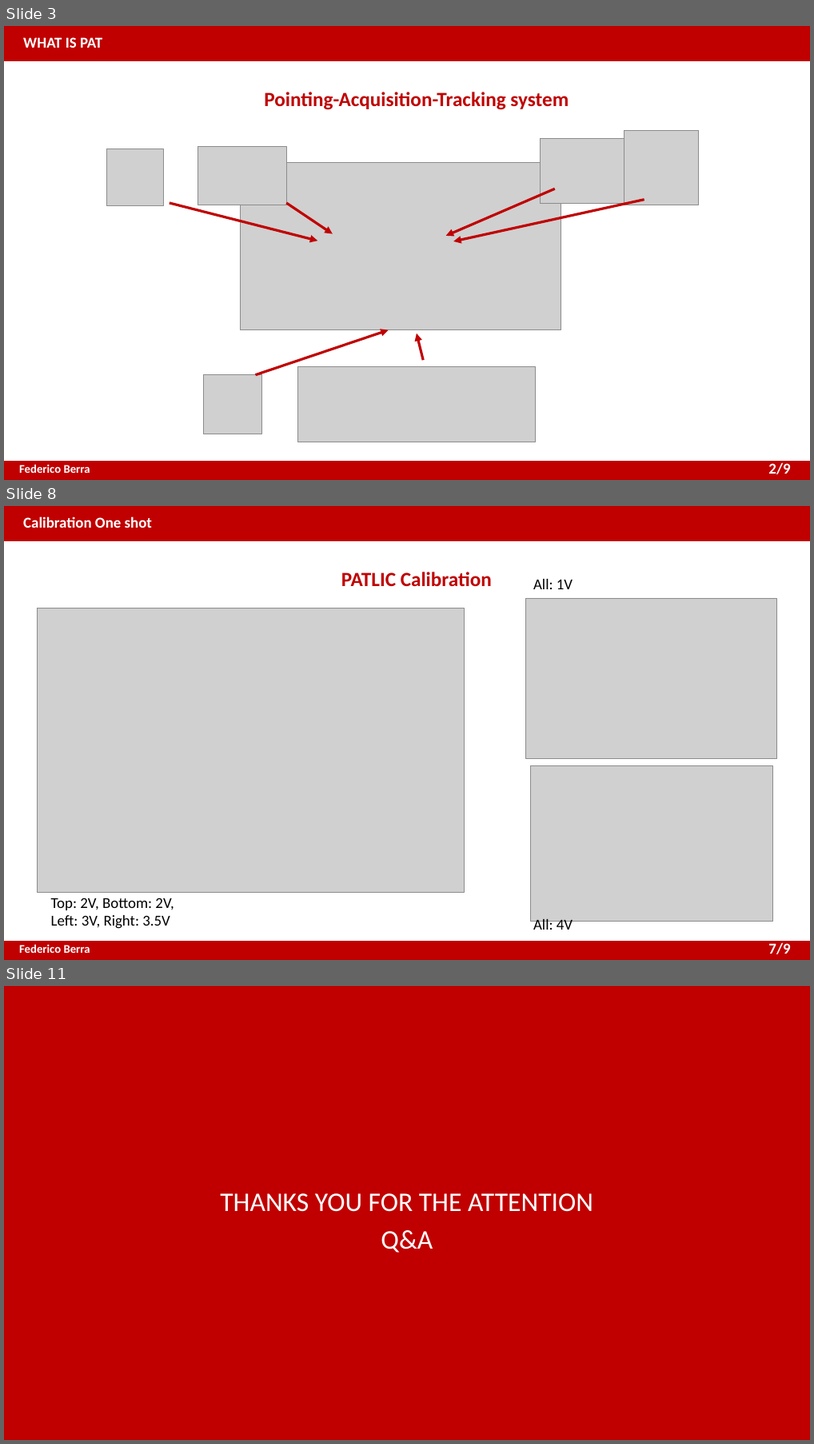
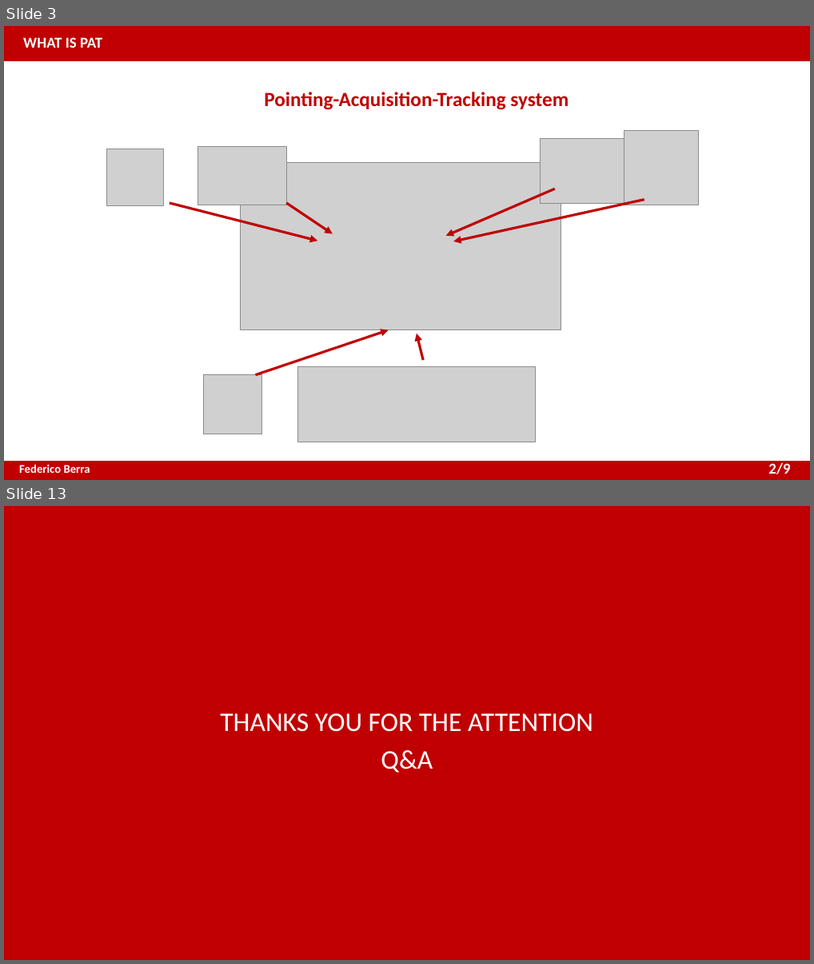
Before and after one commit to XaBerr/tesi-magistrale, a slide deck: presentazione_EN.pptx. Shown one above the other, each under a label of ours: slides 3, 8 and 11 before the commit, slides 3 and 13 after it; the slides between them are not shown. The pictures are 814x1444 and 814x964 pixels, drawn with LibreOffice and Linux fonts; fonts in the diff are those of the drawing; grey boxes stand for pictures. Boxes give left, top, right and bottom in pixels: in the first picture for what was removed or moved away, otherwise in the second. Text is boxed around its words. In the diff, an @@ line names an element or a change of style, - is before the commit and + after.

```diff
--- a/presentazione_EN.pptx
+++ b/presentazione_EN.pptx
@@ slide 8 removed at (4,506,810,960), background #FFFFFF; not listed: 4 template elements that a slide beside it also shows @@
@@ text removed at (23,516,152,528) @@
-Calibration One shot
@@ text removed at (342,572,492,587) @@
-PATLIC Calibration
@@ picture removed at (526,598,777,758) @@
@@ text removed at (534,579,573,589) @@
-All: 1V
@@ picture removed at (38,608,464,892) @@
@@ picture removed at (531,765,774,921) @@
@@ text removed at (51,897,174,928) @@
-Top: 2V, Bottom: 2V, Left: 3V, Right: 3.5V
@@ text removed at (534,919,573,933) @@
-All: 4V
@@ text removed at (769,942,790,954) @@
-7/9
@@ what was slide 11 is now slide 13 @@
```
Also in this commit, not shown: 6 slides changed, 4 slides added, 3 other slides removed, 2 other files.
